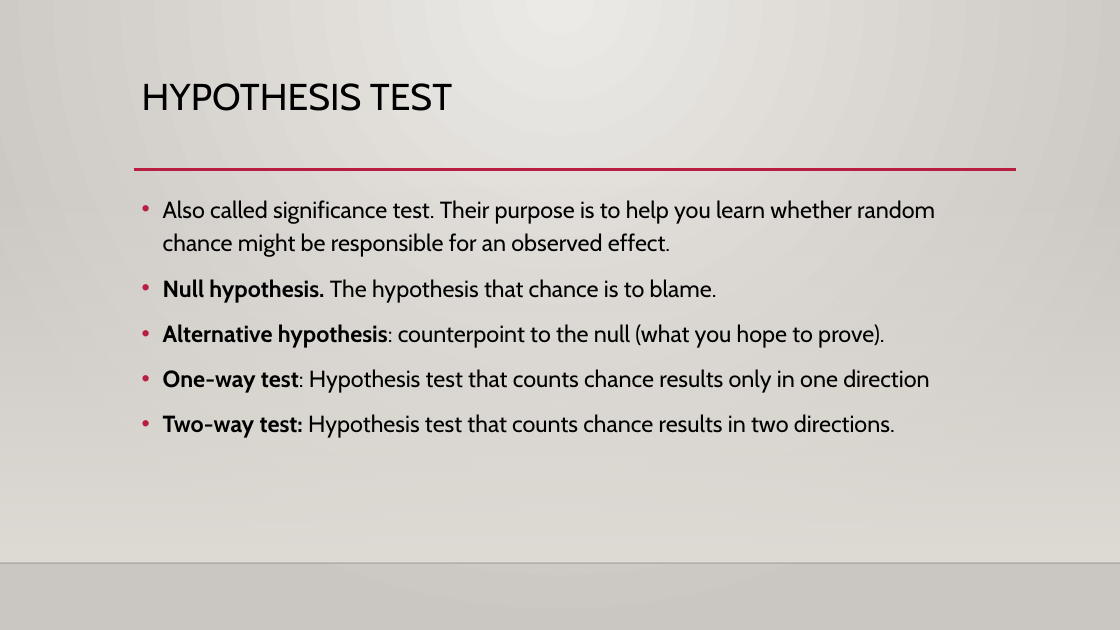
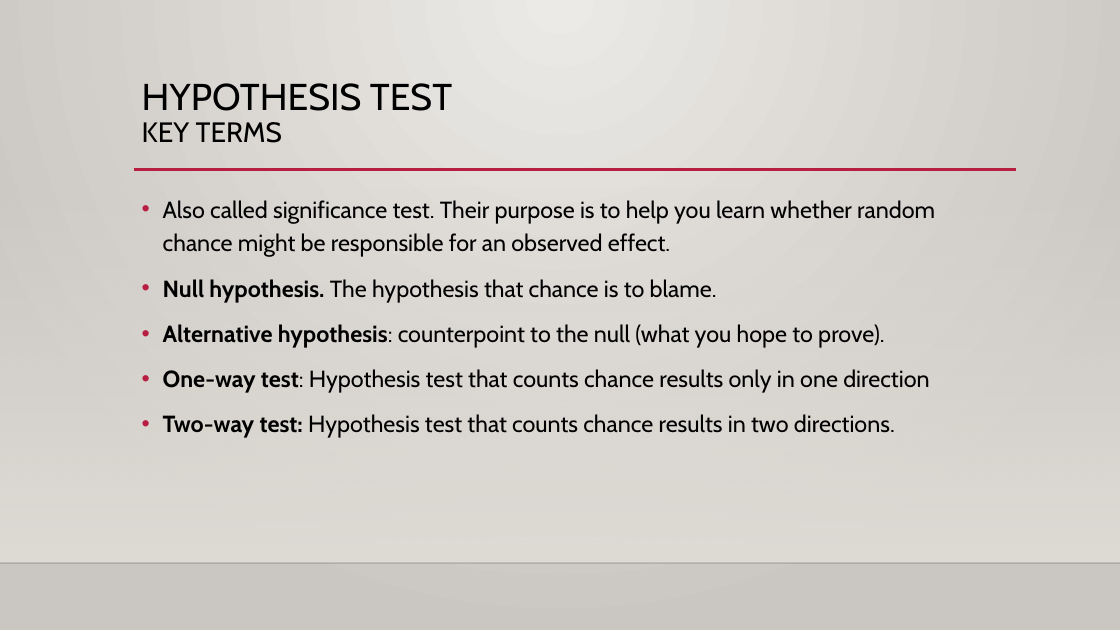
Before and after one commit to AdolfoCastilloC/StatisticsForDS, a slide deck: slide 9 of ppt/Practical Statistics for Data science_Chapter3.pptx. Drawn at 1120x630 pixels with LibreOffice and Linux fonts; fonts in the diff are those of the drawing; background and template pictures are left out. Boxes give left, top, right and bottom in pixels: in the first picture for what was removed or moved away, otherwise in the second. Text is boxed around its words. In the diff, an @@ line names an element or a change of style, - is before the commit and + after.

```diff
--- a/ppt/Practical Statistics for Data science_Chapter3.pptx
+++ b/ppt/Practical Statistics for Data science_Chapter3.pptx
@@ title at (x1=142, y1=83, x2=452, y2=143): text changed @@
-HYPOTHESIS TEST
+HYPOTHESIS TEST
+KEY TERMS
```
Also in this commit, not shown: 5 other slides changed.
